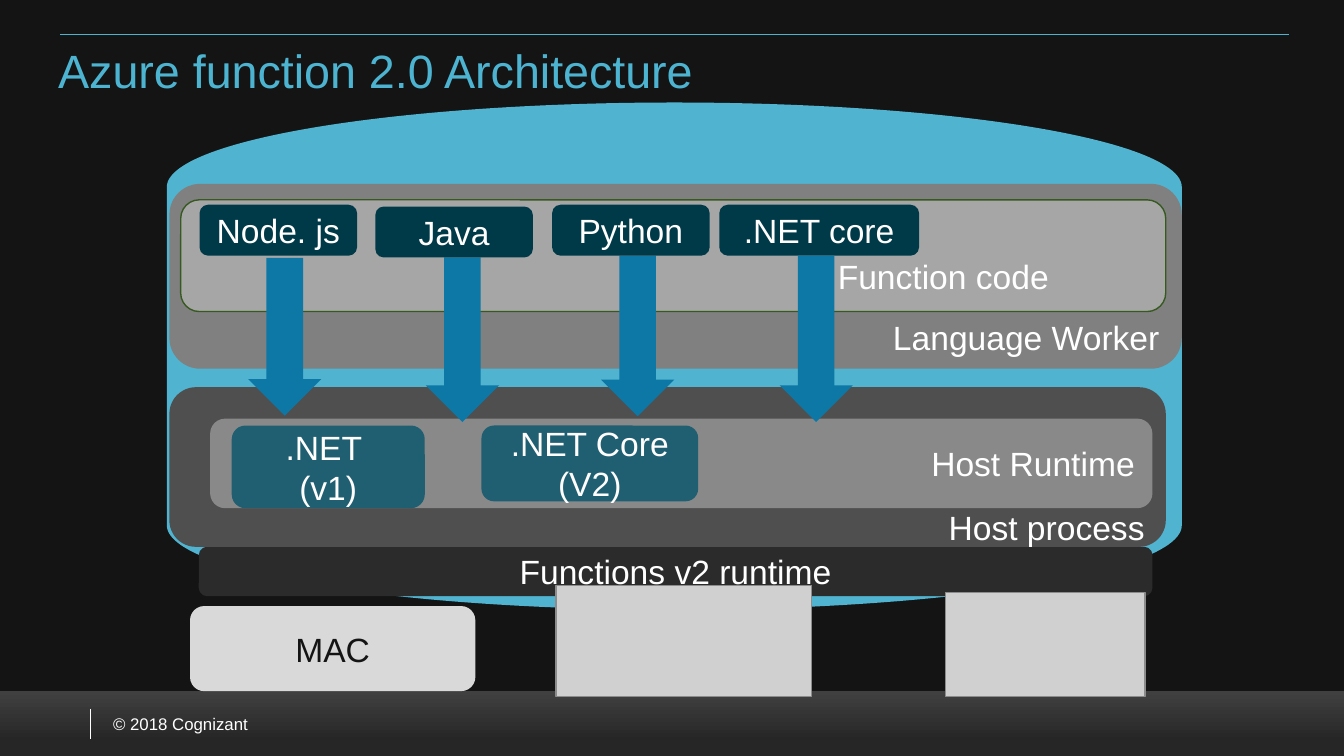
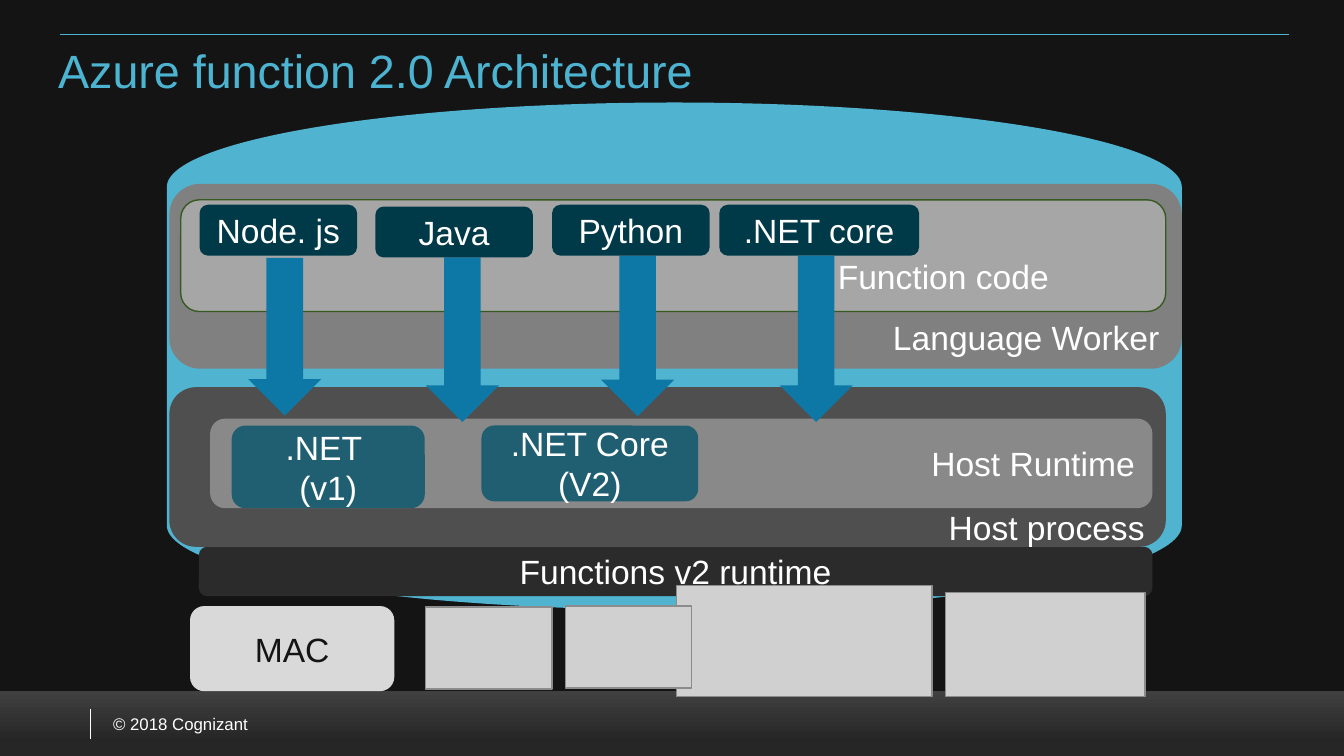
Before and after one commit to VenkateshSrini/MyDocuments, a slide deck: slide 7 of Azurefunction 2.0.pptx. Drawn at 1344x756 pixels with LibreOffice and Linux fonts; fonts in the diff are those of the drawing; grey boxes stand for pictures; background and template pictures are left out. Boxes give left, top, right and bottom in pixels: in the first picture for what was removed or moved away, otherwise in the second. Text is boxed around its words. In the diff, an @@ line names an element or a change of style, - is before the commit and + after.

```diff
--- a/Azurefunction 2.0.pptx
+++ b/Azurefunction 2.0.pptx
@@ picture: place and size @@
-picture at (556,586,812,698)
+picture at (676,586,931,698)
@@ rounded rectangle "MAC": place and size @@
-rounded rectangle "MAC" at (190,606,474,691)
+rounded rectangle "MAC" at (190,606,394,691)
@@ picture added at (426,607,552,689) @@
@@ picture added at (566,606,692,688) @@
```
Also in this commit, not shown: 2 other slides changed, 1 slide added.
